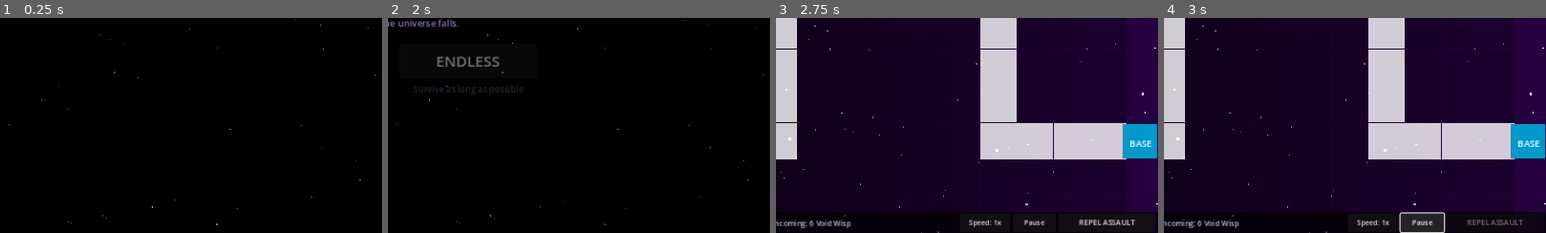
Above: before the commit, frames 1-4 (left to right).
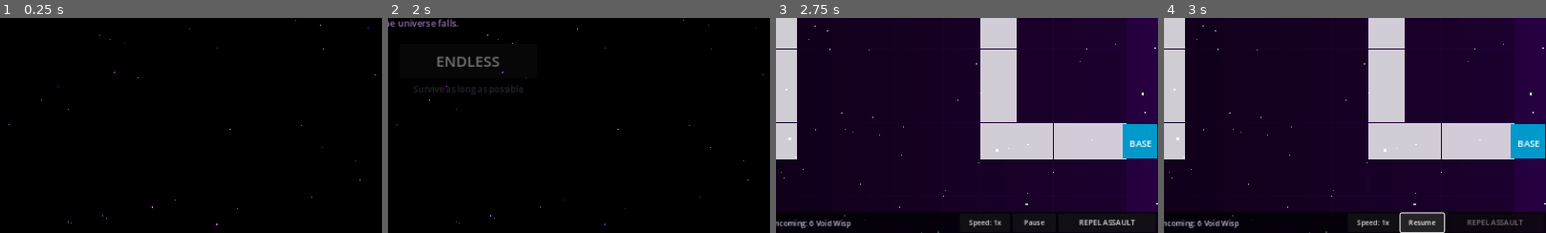
Above: after the commit, the same moments.

Repository: brew354/void_TD
Game: Godot game, scene res://Scenes/MenuScene.tscn
Two runs of this game, one before a commit and one after it. Both use one fixed random seed, a clock stepped at 60 frames per second and the inputs below.
Inputs (mouse positions are % of the whole screen's width and height, from its top left):
- Up to frame 1 (0.25 s): no input
- Up to frame 2 (2 s): tap Enter at 0.5 s; move the mouse to (72, 45) at 0.52 s; tap 1 at 0.6 s; click (72, 45) at 0.67 s; tap Space at 0.77, 1.52 s; move the mouse to (30, 55) at 1.27 s; tap 2 at 1.35 s; click (30, 55) at 1.42 s
- Up to frame 3 (2.75 s): click "CAMPAIGN" at 2 s
- Up to frame 4 (3 s): click "Pause" at 2.75 s
The pictures show only the part of the screen within x 50-100%, y 50-100%; the shares and areas given below are measured in that part.

Frames 1-3 are identical in both runs. In frame 4, 0.1% of the frame differs, in the area x 64-71%, y 93-97%.

Commit message:
Toggle Pause button label to Resume when paused
Co-Authored-By: Claude Sonnet 4.6 <noreply@anthropic.com>

Diff:
--- a/Void_TD/HUD/HUDNode.gd
+++ b/Void_TD/HUD/HUDNode.gd
@@ -285,6 +285,9 @@
 	var tween = create_tween()
 	tween.tween_property(_damage_flash, "color:a", 0.0, 0.45)
 
+func set_paused(paused: bool) -> void:
+	_pause_btn.text = "Resume" if paused else "Pause"
+
 func set_start_wave_enabled(enabled: bool) -> void:
 	_start_wave_btn.disabled = not enabled
 
--- a/Void_TD/Scenes/GameScene.gd
+++ b/Void_TD/Scenes/GameScene.gd
@@ -442,9 +442,11 @@
 	if state_machine.current == GameStateMachine.State.PAUSED:
 		state_machine.resume_from_pause()
 		get_tree().paused = false
+		hud.set_paused(false)
 	else:
 		state_machine.transition_to(GameStateMachine.State.PAUSED)
 		get_tree().paused = true
+		hud.set_paused(true)
 
 # ── Enemy Spawning ────────────────────────────────────────────────────────────
 func _on_enemy_spawned(enemy_type: EnemyDefinition.EnemyType, wave_scale: float) -> void:
